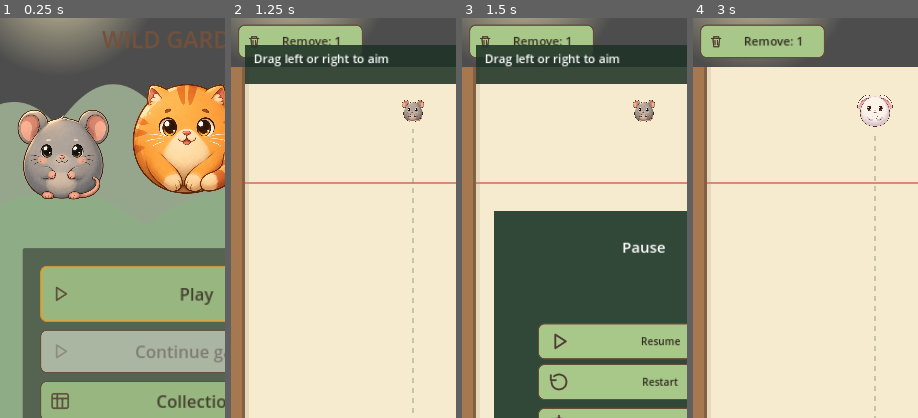
Above: before the commit, frames 1-4 (left to right).
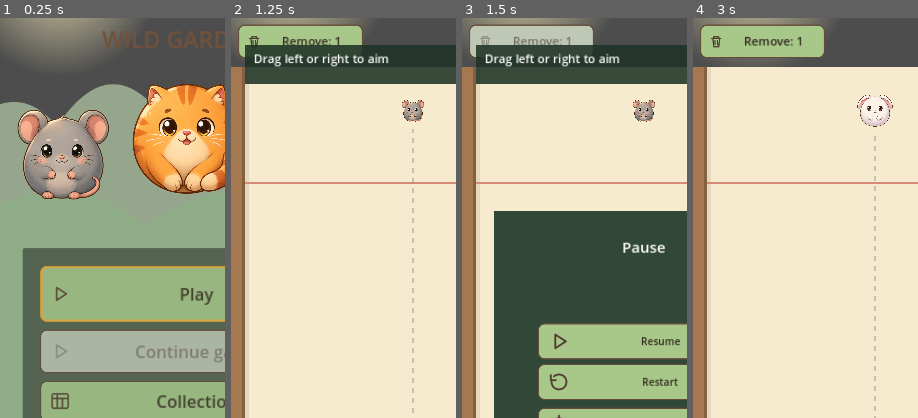
Above: after the commit, the same moments.

Repository: sandikovcusu-commits/MergeAnimal
Game: Godot game, scene res://scenes/ui/MainMenu.tscn
The game is run twice, just before and just after one commit, with the same random seed, the same clock (stepped at 60 frames per second) and the same inputs.
Inputs:
- Up to frame 1 (0.25 s): no input
- Up to frame 2 (1.25 s): click "Play" at 0.5 s
- Up to frame 3 (1.5 s): click "Pause" at 1.25 s
- Up to frame 4 (3 s): click "Resume" at 2 s; click "Restart" at 2.75 s
The pictures show only the part of the screen within x 10-60%, y 16-66%; the shares and areas given below are measured in that part.

Frames 1-2 are identical in both runs. In frame 3, 2.7% of the frame differs, in the area x 3-59%, y 2-10%; in frame 4, nothing differs.

Commit message:
Extend Remove recovery and input regression coverage
Co-authored-by: arena-agent <297053741+arena-agent@users.noreply.github.com>

Diff:
--- a/MergeAnimals/scripts/gameplay/Game.gd
+++ b/MergeAnimals/scripts/gameplay/Game.gd
@@ -657,6 +657,7 @@
 	if game_state == GameState.PLAYING:
 		_cancel_remove()
 		game_state = GameState.PAUSED
+		_update_remove_ui()
 		active_touch = -1
 		mouse_down = false
 		# Cancel uncommitted input when pausing; it must not drop on resume.
@@ -671,6 +672,7 @@
 		get_tree().paused = true
 	else:
 		game_state = GameState.PLAYING
+		_update_remove_ui()
 		overlay.visible = false
 		get_tree().paused = false
 
--- a/MergeAnimals/tests/integration/day631_remove.gd
+++ b/MergeAnimals/tests/integration/day631_remove.gd
@@ -46,6 +46,18 @@
 	mouse(game, body.global_position); await frames()
 	check(game.remove_selecting and game.remove_remaining == 1 and is_instance_valid(body), "merge-locked animal cannot be selected")
 	body.merge_locked = false
+	game.merge_manager.set_physics_process(false)
+	var other: Animal = game.create_animal(game.animals[0], Vector2(450, 700)); other.freeze = true
+	check(game.merge_manager.request_merge(body, other), "real merge reservation locks pair")
+	mouse(game, body.global_position); await frames()
+	check(is_instance_valid(body) and game.remove_remaining == 1 and game.merge_manager.pending.size() == 1, "pending merge animal is not removed")
+	game.merge_manager.pending.clear(); body.merge_locked = false; other.merge_locked = false
+	game.pieces.remove_child(other); other.queue_free(); game.merge_manager.set_physics_process(true)
+	await frames()
+	check(not game._remove_eligible(game.current_preview) and not game._remove_eligible(game.next_preview), "both previews are ineligible")
+	var external: Animal = game.animal_scene.instantiate(); external.data = game.animals[0]; root.add_child(external)
+	check(not game._remove_eligible(external), "animal outside gameplay pieces is ineligible")
+	external.queue_free()
 	var preview_pos: Vector2 = game.current_preview.global_position
 	mouse(game, preview_pos); await frames()
 	check(game.remove_remaining == 1 and is_instance_valid(body), "preview cannot be selected")
@@ -73,6 +85,13 @@
 	check(SessionSave.valid(legacy), "legacy v2 session accepted")
 	if phase == "write":
 		print("REMOVE_WRITE checks=%d failures=%d" % [checks, failures]); quit(1 if failures else 0); return
+	# A real Continue of an old v2 session initializes the newly added field.
+	check(SaveManager.save_progress(legacy, SessionSave.PATH) == OK, "write legacy v2 fixture")
+	game.queue_free(); await frames()
+	set_meta("continue_requested", true)
+	game = make_game(); await frames()
+	check(game.remove_remaining == 1 and not game.remove_button.disabled, "legacy v2 Continue receives one free use")
+	check(game.save_session() == OK and SessionSave.load_session().data.remove_remaining == 1, "legacy v2 migrated on save")
 	# Non-persistent fixture resets allowances only for stress; production cannot.
 	game.queue_free(); await frames()
 	game = make_game(false); await frames()
@@ -86,8 +105,14 @@
 func read_phase() -> void:
 	var loaded := SessionSave.load_session()
 	check(loaded.status == "ok" and loaded.data.remove_remaining == 0, "second process sees used allowance")
-	set_meta("continue_requested", true)
-	var game = make_game(); await frames(4)
+	var menu = (load("res://scenes/ui/MainMenu.tscn") as PackedScene).instantiate()
+	root.add_child(menu); current_scene = menu; await frames(3)
+	check(not menu.continue_button.disabled, "Continue enabled in second process")
+	menu.continue_button.pressed.emit(); await frames(5)
+	var game = current_scene
+	check(game != menu and game.has_method("save_session"), "Continue button opens gameplay")
+	if game == menu or not game.has_method("save_session"):
+		print("REMOVE_READ checks=%d failures=%d" % [checks, failures]); quit(1); return
 	check(game.remove_remaining == 0 and game.remove_button.disabled and game.pieces.get_child_count() == 0, "Continue restores removed board and disabled button")
 	game._toggle_remove(); check(not game.remove_selecting, "Continue cannot reuse Remove")
 	game._restart(); await frames(6)
Binary file added: MergeAnimals/art_reports/v0631_remove/after_remove.jpg
Binary file added: MergeAnimals/art_reports/v0631_remove/before_remove.jpg
Binary file added: MergeAnimals/art_reports/v0631_remove/remove_button.jpg
Binary file added: MergeAnimals/art_reports/v0631_remove/remove_selecting.jpg
Binary file added: MergeAnimals/art_reports/v0631_remove/remove_used.jpg
